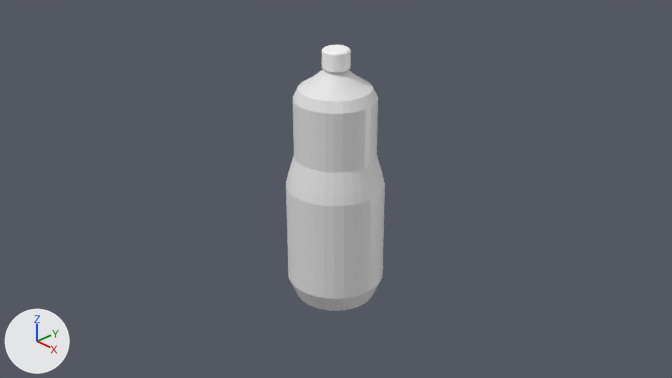
An edit to the Blender file Assets/3d/untitled.blend, drawn before and after from the same camera.
Before and after are seen from the file's camera 'Camera'. Every picture has the same lights, and +X, +Y and +Z are marked at lower left.
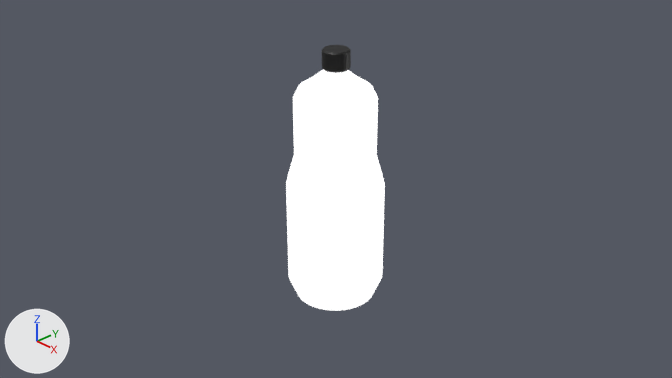
What differs and where, as boxes (x1, y1, x2, y2) in the pictures (672 x 378 px):
'Cylinder', surface changed (grey to white): (286, 69, 385, 311) in both
'Cylinder.001', surface changed (white to black): (322, 45, 351, 73) in both

What changed in the scene script:
```text
Add img_material_002_base_color:
    img_material_002_base_color = load_image('Material.002 Base Color', '_unpacked/Material.002_Base_Color', 1024, 1024, 'sRGB')
Add img_material_001_base_color:
    img_material_001_base_color = load_image('Material.001 Base Color', '_unpacked/Material.001_Base_Color', 1024, 1024, 'sRGB')
Change mat_material_001:
    remove n0 = _N.new('ShaderNodeBsdfPrincipled'); n0.name = 'Principled BSDF'
    remove n0.inputs[2].default_value = 0.4  # 'Roughness'
    where n1 = _N.new('ShaderNodeOutputMaterial'); n1.name = 'Material Output'
    remove _L.new(n0.outputs[0], n1.inputs[0])  # 'BSDF' to 'Surface'
    add n2 = _N.new('ShaderNodeTexImage'); n2.name = 'Image Texture'
    add n2.image = img_material_001_base_color
    add n3 = _N.new('ShaderNodeAddShader'); n3.name = 'Add Shader'
    add n4 = _N.new('ShaderNodeBsdfGlass'); n4.name = 'Glass BSDF'
    add n4.distribution = 'BECKMANN'
    add n4.inputs[2].default_value = 0.0  # 'IOR'
    add _L.new(n3.outputs[0], n1.inputs[0])  # 'Shader' to 'Surface'
    add _L.new(n4.outputs[0], n3.inputs[0])  # 'BSDF' to 'Shader'
    add _L.new(n2.outputs[0], n3.inputs[1])  # 'Color' to 'Shader'
Change mat_material_002:
    remove mat_material_002.base_color = (1.0, 1.0, 1.0)  # white #ffffff
    add mat_material_002.texture = img_material_002_base_color
```
